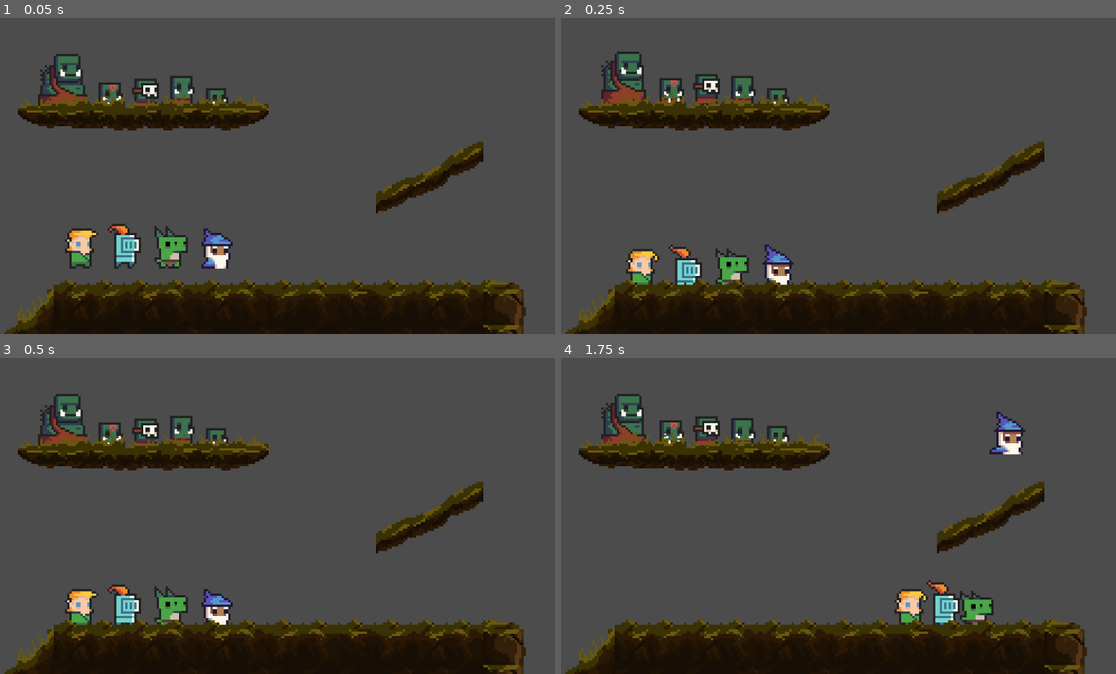
Above: before the commit, frames 1-4 (two rows, left to right).
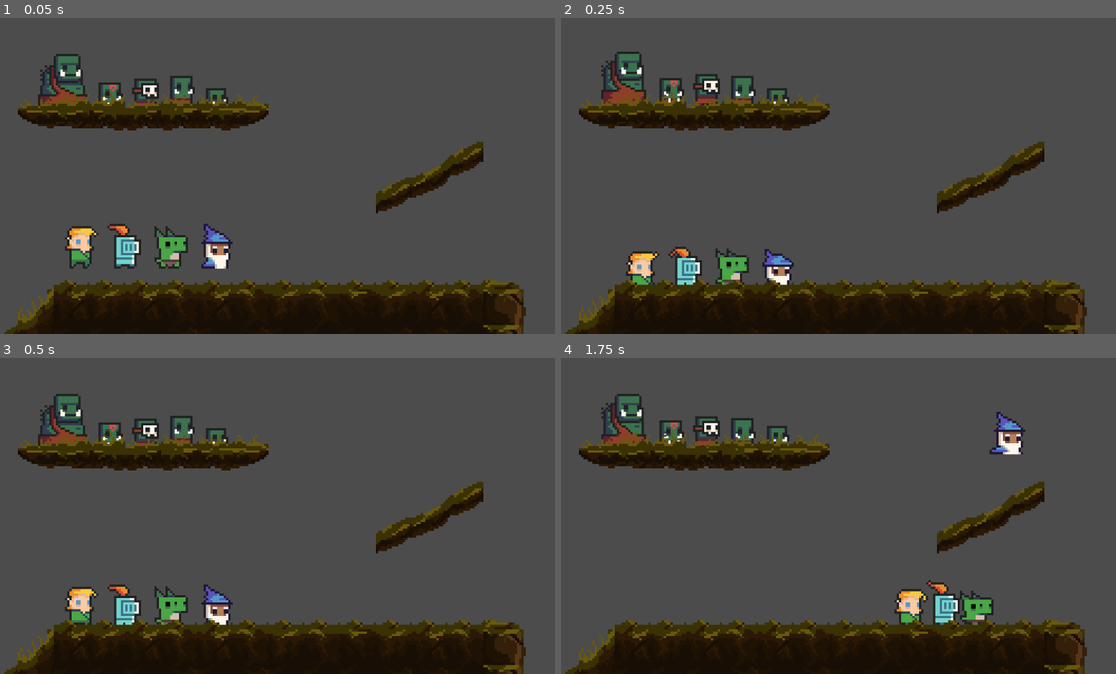
Above: after the commit, the same moments.

Repository: giordanorn/tfgoe
Game: Godot game, scene res://Levels/Test.tscn
The game is run twice, just before and just after one commit, with the same random seed, the same clock (stepped at 60 frames per second) and the same inputs.
Inputs:
- Up to frame 1 (0.05 s): no input
- Up to frame 2 (0.25 s): no input
- Up to frame 3 (0.5 s): no input
- Up to frame 4 (1.75 s): hold Right (ui_right) from 0.53 s (still down); tap Up (ui_up) at 0.77, 1.52 s

The runs differ from the first frame. In frame 1, 0.8% of the frame differs, in the area x 11-42%, y 65-80%; in frame 2, 0.7%; in frame 3, 0.7%; in frame 4, nothing differs.

Commit message:
Cena Health instanciada nos personagens

Diff:
--- a/Objects/Players/Elf.tscn
+++ b/Objects/Players/Elf.tscn
@@ -11,6 +11,7 @@
 [ext_resource path="res://Sprites/Characters/Bodies/elf_m_run_anim_f2.png" type="Texture" id=9]
 [ext_resource path="res://Sprites/Characters/Bodies/elf_m_run_anim_f3.png" type="Texture" id=10]
 [ext_resource path="res://Utils/KeyboardMovement.tscn" type="PackedScene" id=11]
+[ext_resource path="res://Utils/Health.tscn" type="PackedScene" id=12]
 
 [sub_resource type="CapsuleShape2D" id=1]
 radius = 5.81073
@@ -44,7 +45,8 @@
 position = Vector2( 0, -4 )
 frames = SubResource( 2 )
 animation = "idle"
-frame = 1
 playing = true
 
 [node name="Movement" parent="." instance=ExtResource( 11 )]
+
+[node name="Health" parent="." instance=ExtResource( 12 )]
--- a/Objects/Players/Knight.tscn
+++ b/Objects/Players/Knight.tscn
@@ -11,6 +11,7 @@
 [ext_resource path="res://Sprites/Characters/Bodies/knight_m_run_anim_f2.png" type="Texture" id=9]
 [ext_resource path="res://Sprites/Characters/Bodies/knight_m_run_anim_f3.png" type="Texture" id=10]
 [ext_resource path="res://Utils/KeyboardMovement.tscn" type="PackedScene" id=11]
+[ext_resource path="res://Utils/Health.tscn" type="PackedScene" id=12]
 
 [sub_resource type="CapsuleShape2D" id=1]
 radius = 6.06816
@@ -44,6 +45,9 @@
 position = Vector2( 0, -4 )
 frames = SubResource( 2 )
 animation = "idle"
+frame = 1
 playing = true
 
 [node name="Movement" parent="." instance=ExtResource( 11 )]
+
+[node name="Health" parent="." instance=ExtResource( 12 )]
--- a/Objects/Players/Lizard.tscn
+++ b/Objects/Players/Lizard.tscn
@@ -11,6 +11,7 @@
 [ext_resource path="res://Sprites/Characters/Bodies/lizard_m_run_anim_f2.png" type="Texture" id=9]
 [ext_resource path="res://Sprites/Characters/Bodies/lizard_m_run_anim_f3.png" type="Texture" id=10]
 [ext_resource path="res://Utils/KeyboardMovement.tscn" type="PackedScene" id=11]
+[ext_resource path="res://Utils/Health.tscn" type="PackedScene" id=12]
 
 [sub_resource type="CapsuleShape2D" id=1]
 radius = 6.04267
@@ -48,3 +49,5 @@
 playing = true
 
 [node name="Movement" parent="." instance=ExtResource( 11 )]
+
+[node name="Health" parent="." instance=ExtResource( 12 )]
--- a/Objects/Players/Wizard.tscn
+++ b/Objects/Players/Wizard.tscn
@@ -11,6 +11,7 @@
 [ext_resource path="res://Sprites/Characters/Bodies/wizzard_m_run_anim_f2.png" type="Texture" id=9]
 [ext_resource path="res://Sprites/Characters/Bodies/wizzard_m_run_anim_f3.png" type="Texture" id=10]
 [ext_resource path="res://Utils/KeyboardMovement.tscn" type="PackedScene" id=11]
+[ext_resource path="res://Utils/Health.tscn" type="PackedScene" id=12]
 
 [sub_resource type="CapsuleShape2D" id=1]
 radius = 5.74877
@@ -44,7 +45,9 @@
 position = Vector2( 0, -4 )
 frames = SubResource( 2 )
 animation = "idle"
-frame = 3
+frame = 1
 playing = true
 
 [node name="Movement" parent="." instance=ExtResource( 11 )]
+
+[node name="Health" parent="." instance=ExtResource( 12 )]
Not shown: 1 places in Objects/Players/Elf.tscn that only renumber resources
Not shown: 1 places in Objects/Players/Knight.tscn that only renumber resources
Not shown: 1 places in Objects/Players/Lizard.tscn that only renumber resources
Not shown: 1 places in Objects/Players/Wizard.tscn that only renumber resources
